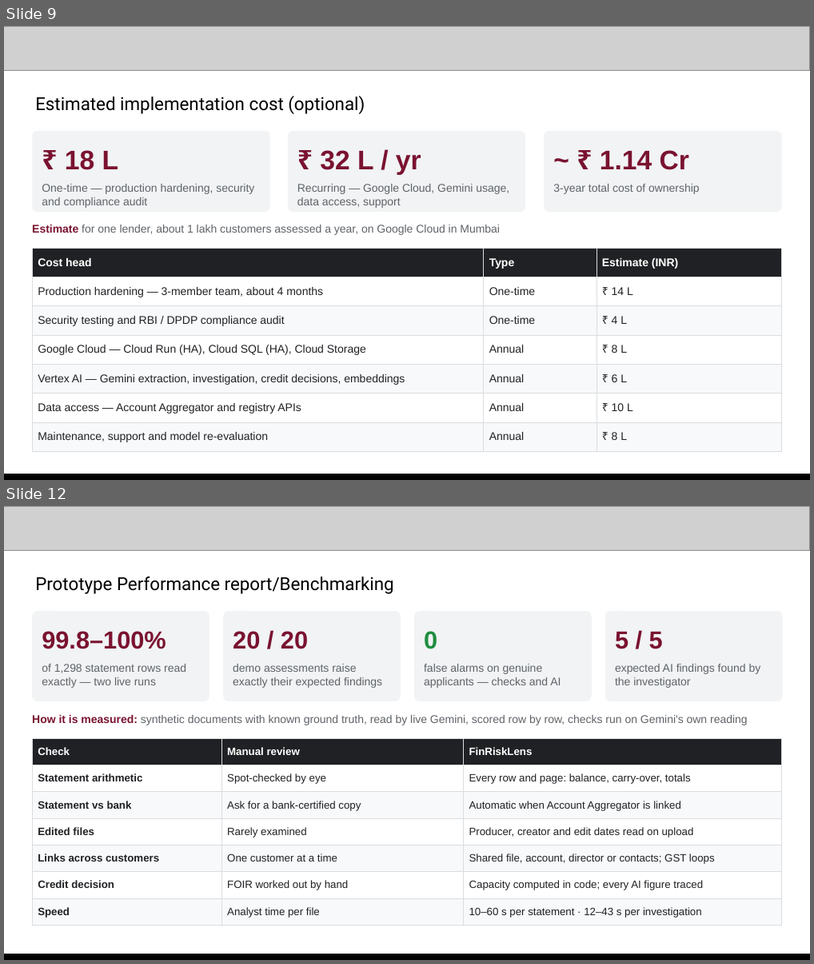
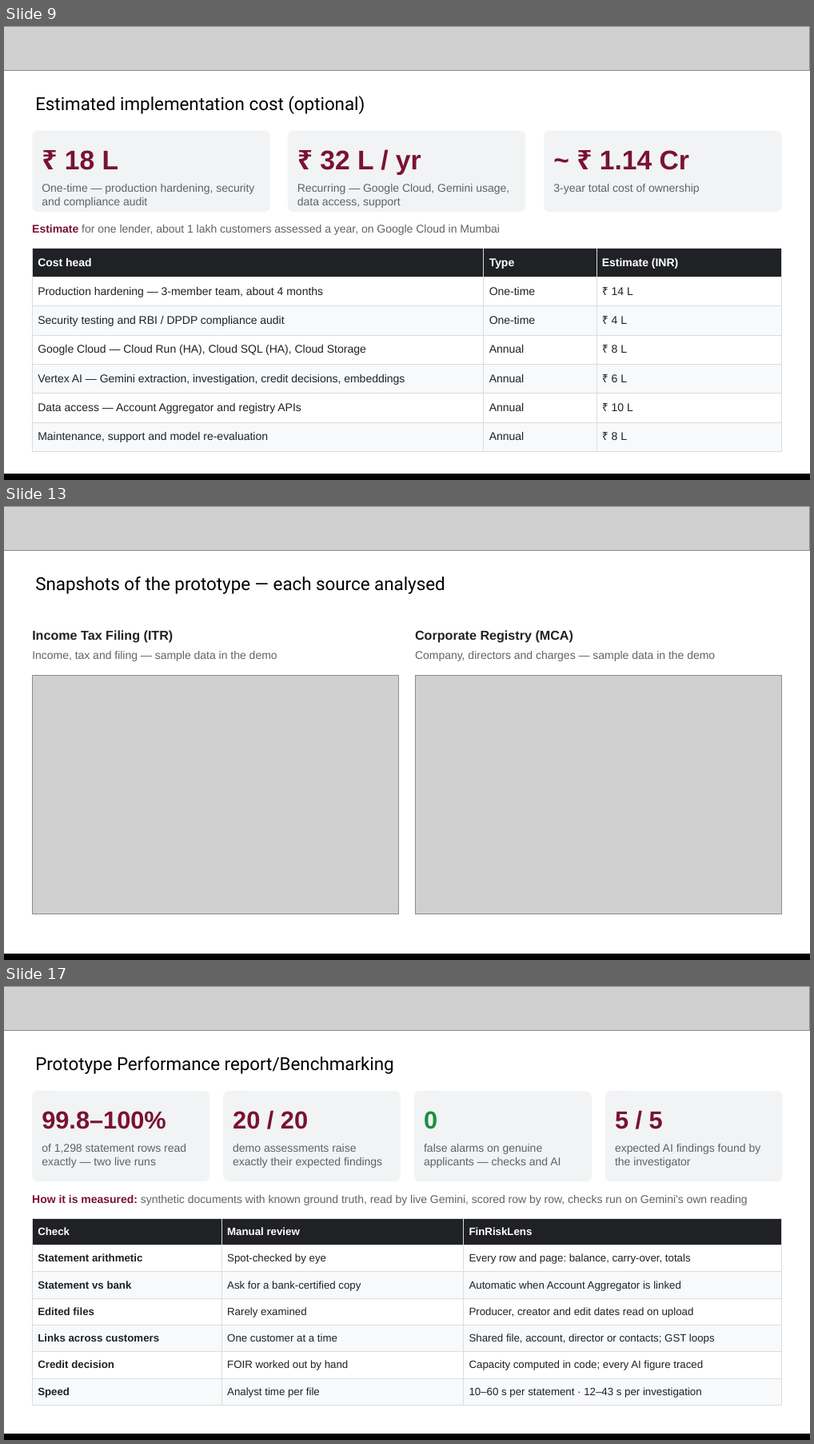
Before and after one commit to abhinavmukwane/FinRiskLensAI-RAG-V2, a slide deck: Doc/FinRiskLens_AI_Builder_Cup_2026.pptx. Shown one above the other, each under a label of ours: slides 9 and 12 before the commit, slides 9, 13 and 17 after it; the slides between them are not shown. The pictures are 814x964 and 814x1444 pixels, drawn with LibreOffice and Linux fonts; fonts in the diff are those of the drawing; grey boxes stand for pictures. Boxes give left, top, right and bottom in pixels: in the first picture for what was removed or moved away, otherwise in the second. Text is boxed around its words. In the diff, an @@ line names an element or a change of style, - is before the commit and + after.

```diff
--- a/Doc/FinRiskLens_AI_Builder_Cup_2026.pptx
+++ b/Doc/FinRiskLens_AI_Builder_Cup_2026.pptx
@@ slide 13 added at [4,506,810,960], background #FFFFFF @@
@@ picture added at [4,506,810,550] @@
@@ text added at [35,576,446,594], 16 pt, text #000000 @@
+Snapshots of the prototype — each source analysed
@@ text added at [32,630,174,643], 11.5 pt, text #202124, bold @@
+Income Tax Filing (ITR)
@@ text added at [415,630,574,643], 11.5 pt, text #202124, bold @@
+Corporate Registry (MCA)
@@ text added at [32,651,278,661], 10 pt, text #5F6368 @@
+Income, tax and filing — sample data in the demo
@@ text added at [415,651,715,661], 10 pt, text #5F6368 @@
+Company, directors and charges — sample data in the demo
@@ picture added at [32,676,399,914] @@
@@ picture added at [415,676,782,914] @@
@@ picture added at [4,955,810,960] @@
@@ rectangle added at [4,953,810,960], fill #000000 @@
@@ what was slide 12 is now slide 17 @@
```
Also in this commit, not shown: 8 slides changed, 4 other slides added, 2 other files.
